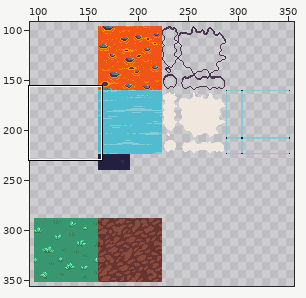
Pixel-art file: android/assets/ase/biome_gen.ase. Above, an overview of the earlier version with the close-up marked.
Close-up. Before:
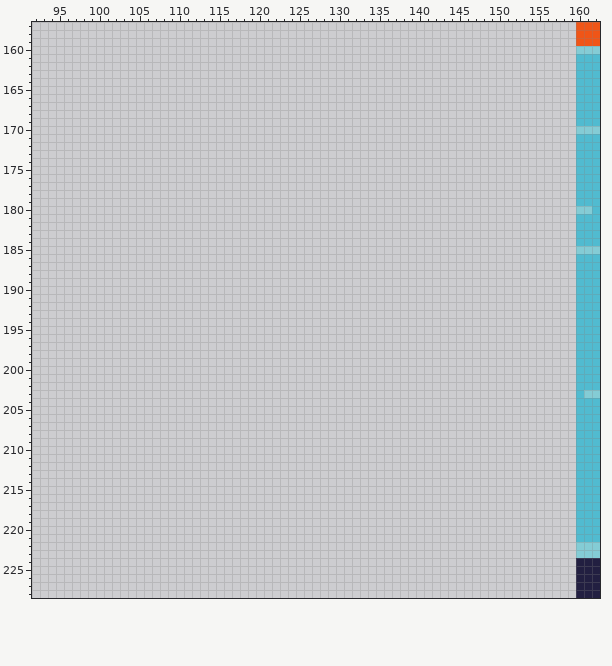
512x512 pixels, 1 frame. Shown: x 92..162, y 157..228. The wide view leaves out empty margins.
After the commit:
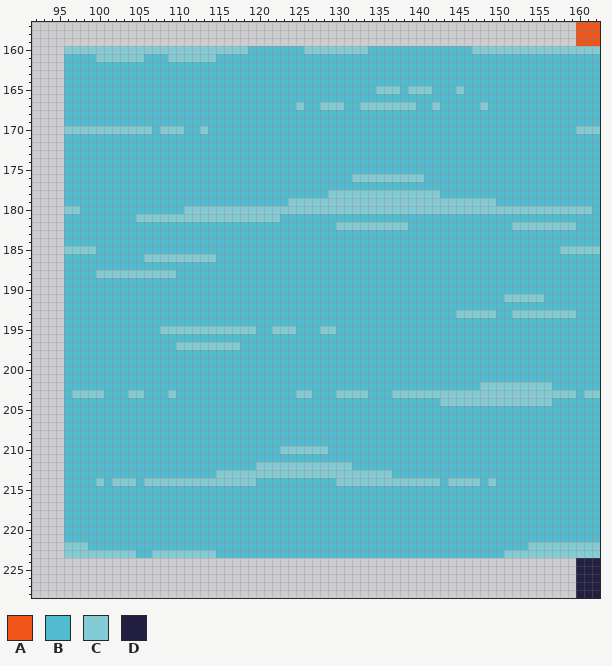
Palette (. is transparent): A #f05517  B #51bbd0  C #84ccd5  D #221f41
Changes in this commit:
Changed rows in their new state; - is an unchanged pixel.
first column x 96:
160 CCCCCCCCCCCCCCCCCCCCCCCBBBBBBBCCCCCCCCBBBBBBBBBBBBBCCCCCCCCCCCCC
161 BBBBCCCCCCBBBCCCCCCBBBBBBBBBBBBBBBBBBBBBBBBBBBBBBBBBBBBBBBBBBBBB
162 BBBBBBBBBBBBBBBBBBBBBBBBBBBBBBBBBBBBBBBBBBBBBBBBBBBBBBBBBBBBBBBB
163 BBBBBBBBBBBBBBBBBBBBBBBBBBBBBBBBBBBBBBBBBBBBBBBBBBBBBBBBBBBBBBBB
164 BBBBBBBBBBBBBBBBBBBBBBBBBBBBBBBBBBBBBBBBBBBBBBBBBBBBBBBBBBBBBBBB
165 BBBBBBBBBBBBBBBBBBBBBBBBBBBBBBBBBBBBBBBCCCBCCCBBBCBBBBBBBBBBBBBB
166 BBBBBBBBBBBBBBBBBBBBBBBBBBBBBBBBBBBBBBBBBBBBBBBBBBBBBBBBBBBBBBBB
167 BBBBBBBBBBBBBBBBBBBBBBBBBBBBBCBBCCCBBCCCCCCCBBCBBBBBCBBBBBBBBBBB
168 BBBBBBBBBBBBBBBBBBBBBBBBBBBBBBBBBBBBBBBBBBBBBBBBBBBBBBBBBBBBBBBB
169 BBBBBBBBBBBBBBBBBBBBBBBBBBBBBBBBBBBBBBBBBBBBBBBBBBBBBBBBBBBBBBBB
170 CCCCCCCCCCCBCCCBBCBBBBBBBBBBBBBBBBBBBBBBBBBBBBBBBBBBBBBBBBBBBBBB
171 BBBBBBBBBBBBBBBBBBBBBBBBBBBBBBBBBBBBBBBBBBBBBBBBBBBBBBBBBBBBBBBB
172 BBBBBBBBBBBBBBBBBBBBBBBBBBBBBBBBBBBBBBBBBBBBBBBBBBBBBBBBBBBBBBBB
173 BBBBBBBBBBBBBBBBBBBBBBBBBBBBBBBBBBBBBBBBBBBBBBBBBBBBBBBBBBBBBBBB
174 BBBBBBBBBBBBBBBBBBBBBBBBBBBBBBBBBBBBBBBBBBBBBBBBBBBBBBBBBBBBBBBB
175 BBBBBBBBBBBBBBBBBBBBBBBBBBBBBBBBBBBBBBBBBBBBBBBBBBBBBBBBBBBBBBBB
176 BBBBBBBBBBBBBBBBBBBBBBBBBBBBBBBBBBBBCCCCCCCCCBBBBBBBBBBBBBBBBBBB
177 BBBBBBBBBBBBBBBBBBBBBBBBBBBBBBBBBBBBBBBBBBBBBBBBBBBBBBBBBBBBBBBB
178 BBBBBBBBBBBBBBBBBBBBBBBBBBBBBBBBBCCCCCCCCCCCCCCBBBBBBBBBBBBBBBBB
179 BBBBBBBBBBBBBBBBBBBBBBBBBBBBCCCCCCCCCCCCCCCCCCCCCCCCCCBBBBBBBBBB
180 CCBBBBBBBBBBBBBCCCCCCCCCCCCCCCCCCCCCCCCCCCCCCCCCCCCCCCCCCCCCCCCC
181 BBBBBBBBBCCCCCCCCCCCCCCCCCCBBBBBBBBBBBBBBBBBBBBBBBBBBBBBBBBBBBBB
182 BBBBBBBBBBBBBBBBBBBBBBBBBBBBBBBBBBCCCCCCCCCBBBBBBBBBBBBBCCCCCCCC
183 BBBBBBBBBBBBBBBBBBBBBBBBBBBBBBBBBBBBBBBBBBBBBBBBBBBBBBBBBBBBBBBB
184 BBBBBBBBBBBBBBBBBBBBBBBBBBBBBBBBBBBBBBBBBBBBBBBBBBBBBBBBBBBBBBBB
185 CCCCBBBBBBBBBBBBBBBBBBBBBBBBBBBBBBBBBBBBBBBBBBBBBBBBBBBBBBBBBBCC
186 BBBBBBBBBBCCCCCCCCCBBBBBBBBBBBBBBBBBBBBBBBBBBBBBBBBBBBBBBBBBBBBB
187 BBBBBBBBBBBBBBBBBBBBBBBBBBBBBBBBBBBBBBBBBBBBBBBBBBBBBBBBBBBBBBBB
188 BBBBCCCCCCCCCCBBBBBBBBBBBBBBBBBBBBBBBBBBBBBBBBBBBBBBBBBBBBBBBBBB
189 BBBBBBBBBBBBBBBBBBBBBBBBBBBBBBBBBBBBBBBBBBBBBBBBBBBBBBBBBBBBBBBB
190 BBBBBBBBBBBBBBBBBBBBBBBBBBBBBBBBBBBBBBBBBBBBBBBBBBBBBBBBBBBBBBBB
191 BBBBBBBBBBBBBBBBBBBBBBBBBBBBBBBBBBBBBBBBBBBBBBBBBBBBBBBCCCCCBBBB
192 BBBBBBBBBBBBBBBBBBBBBBBBBBBBBBBBBBBBBBBBBBBBBBBBBBBBBBBBBBBBBBBB
193 BBBBBBBBBBBBBBBBBBBBBBBBBBBBBBBBBBBBBBBBBBBBBBBBBCCCCCBBCCCCCCCC
194 BBBBBBBBBBBBBBBBBBBBBBBBBBBBBBBBBBBBBBBBBBBBBBBBBBBBBBBBBBBBBBBB
195 BBBBBBBBBBBBCCCCCCCCCCCCBBCCCBBBCCBBBBBBBBBBBBBBBBBBBBBBBBBBBBBB
196 BBBBBBBBBBBBBBBBBBBBBBBBBBBBBBBBBBBBBBBBBBBBBBBBBBBBBBBBBBBBBBBB
197 BBBBBBBBBBBBBBCCCCCCCCBBBBBBBBBBBBBBBBBBBBBBBBBBBBBBBBBBBBBBBBBB
198 BBBBBBBBBBBBBBBBBBBBBBBBBBBBBBBBBBBBBBBBBBBBBBBBBBBBBBBBBBBBBBBB
199 BBBBBBBBBBBBBBBBBBBBBBBBBBBBBBBBBBBBBBBBBBBBBBBBBBBBBBBBBBBBBBBB
200 BBBBBBBBBBBBBBBBBBBBBBBBBBBBBBBBBBBBBBBBBBBBBBBBBBBBBBBBBBBBBBBB
201 BBBBBBBBBBBBBBBBBBBBBBBBBBBBBBBBBBBBBBBBBBBBBBBBBBBBBBBBBBBBBBBB
202 BBBBBBBBBBBBBBBBBBBBBBBBBBBBBBBBBBBBBBBBBBBBBBBBBBBBCCCCCCCCCBBB
203 BCCCCBBBCCBBBCBBBBBBBBBBBBBBBCCBBBCCCCBBBCCCCCCCCCCCCCCCCCCCCCCC
204 BBBBBBBBBBBBBBBBBBBBBBBBBBBBBBBBBBBBBBBBBBBBBBBCCCCCCCCCCCCCCBBB
205 BBBBBBBBBBBBBBBBBBBBBBBBBBBBBBBBBBBBBBBBBBBBBBBBBBBBBBBBBBBBBBBB
206 BBBBBBBBBBBBBBBBBBBBBBBBBBBBBBBBBBBBBBBBBBBBBBBBBBBBBBBBBBBBBBBB
207 BBBBBBBBBBBBBBBBBBBBBBBBBBBBBBBBBBBBBBBBBBBBBBBBBBBBBBBBBBBBBBBB
208 BBBBBBBBBBBBBBBBBBBBBBBBBBBBBBBBBBBBBBBBBBBBBBBBBBBBBBBBBBBBBBBB
209 BBBBBBBBBBBBBBBBBBBBBBBBBBBBBBBBBBBBBBBBBBBBBBBBBBBBBBBBBBBBBBBB
210 BBBBBBBBBBBBBBBBBBBBBBBBBBBCCCCCCBBBBBBBBBBBBBBBBBBBBBBBBBBBBBBB
211 BBBBBBBBBBBBBBBBBBBBBBBBBBBBBBBBBBBBBBBBBBBBBBBBBBBBBBBBBBBBBBBB
212 BBBBBBBBBBBBBBBBBBBBBBBBCCCCCCCCCCCCBBBBBBBBBBBBBBBBBBBBBBBBBBBB
213 BBBBBBBBBBBBBBBBBBBCCCCCCCCCCCCCCCCCCCCCCBBBBBBBBBBBBBBBBBBBBBBB
214 BBBBCBCCCBCCCCCCCCCCCCCCBBBBBBBBBBCCCCCCCCCCCCCBCCCCBCBBBBBBBBBB
215 BBBBBBBBBBBBBBBBBBBBBBBBBBBBBBBBBBBBBBBBBBBBBBBBBBBBBBBBBBBBBBBB
216 BBBBBBBBBBBBBBBBBBBBBBBBBBBBBBBBBBBBBBBBBBBBBBBBBBBBBBBBBBBBBBBB
217 BBBBBBBBBBBBBBBBBBBBBBBBBBBBBBBBBBBBBBBBBBBBBBBBBBBBBBBBBBBBBBBB
218 BBBBBBBBBBBBBBBBBBBBBBBBBBBBBBBBBBBBBBBBBBBBBBBBBBBBBBBBBBBBBBBB
219 BBBBBBBBBBBBBBBBBBBBBBBBBBBBBBBBBBBBBBBBBBBBBBBBBBBBBBBBBBBBBBBB
220 BBBBBBBBBBBBBBBBBBBBBBBBBBBBBBBBBBBBBBBBBBBBBBBBBBBBBBBBBBBBBBBB
221 BBBBBBBBBBBBBBBBBBBBBBBBBBBBBBBBBBBBBBBBBBBBBBBBBBBBBBBBBBBBBBBB
222 CCCBBBBBBBBBBBBBBBBBBBBBBBBBBBBBBBBBBBBBBBBBBBBBBBBBBBBBBBCCCCCC
223 CCCCCCCCCBBCCCCCCCCBBBBBBBBBBBBBBBBBBBBBBBBBBBBBBBBBBBBCCCCCCCCC
Boxes around the changes in both close-ups, in picture pixels (x1, y1, x2, y2):
added: (64, 46, 576, 558)
